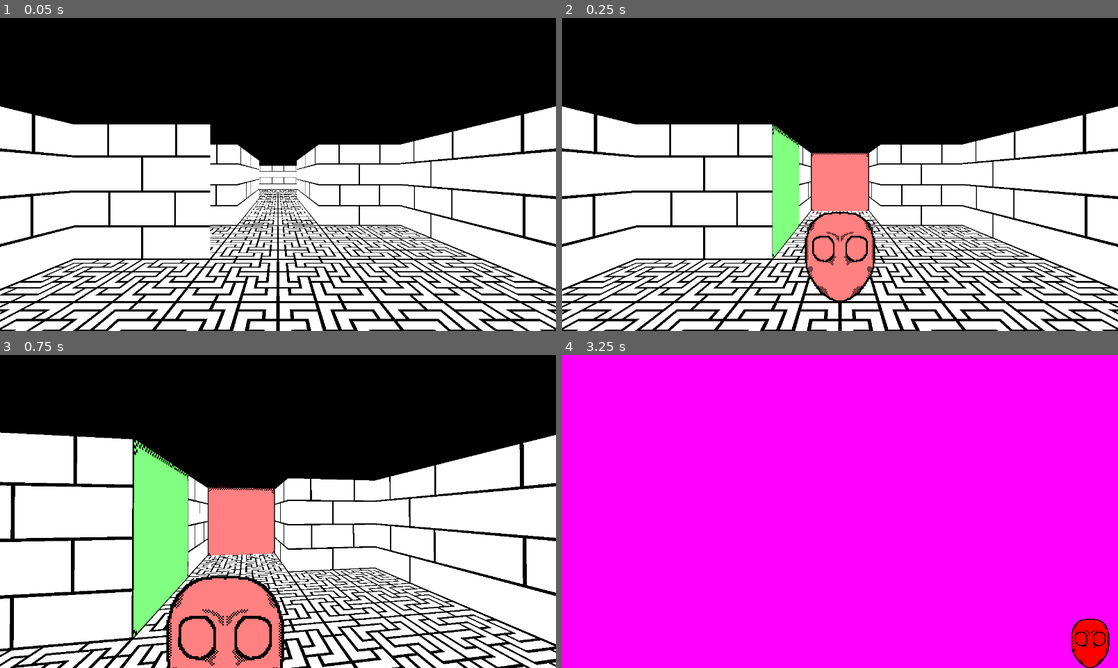
Above: before the commit, frames 1-4 (two rows, left to right).
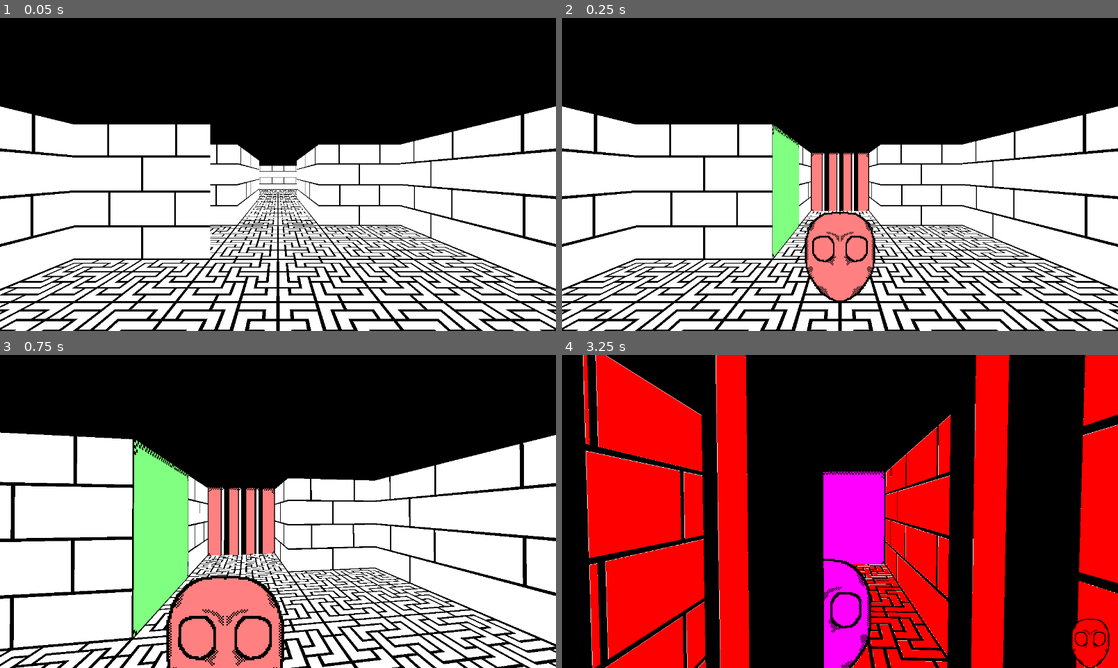
Above: after the commit, the same moments.

Repository: Juksuu/FGJ2026
Game: Godot game, scene res://scenes/juksu_testing.tscn
Two runs of this game, one before a commit and one after it. Both use one fixed random seed, a clock stepped at 60 frames per second and the inputs below.
Inputs (mouse positions are in pixels of both pictures, inside the frame that each line leads up to):
- Up to frame 1 (0.05 s): no input
- Up to frame 2 (0.25 s): no input
- Up to frame 3 (0.75 s): tap Enter at 0.5 s; move the mouse to (305, 511) at 0.52 s; hold W (move_forward) from 0.53 s (still down); hold Mouse wheel down (inv_next) from 0.53 s (still down)
- Up to frame 4 (3.25 s): keep holding W (move_forward); move the mouse to (812, 511) at 1.27 s; release Mouse wheel down (inv_next) at 1.28 s; tap Q (inv_previous) at 1.35 s; move the mouse to (851, 505) at 2.02 s; right-click (851, 505) at 2.1 s; move the mouse to (834, 517) at 2.77 s; click (834, 517) at 2.85 s

Frame 1 is identical in both runs. In frame 2, 0.8% of the frame differs, in the area x 46-54%, y 43-62%; in frame 3, 1.0%; in frame 4, 94%, in the area x 0-100%, y 0-100%.

Commit message:
Door stuff

Diff:
--- a/level_data/level_0.json
+++ b/level_data/level_0.json
@@ -7,13 +7,14 @@
 		["#","#","#","#","#","#","#","#","#","#","#"]
 	],
 	"doors":[
-		{"from": [4,2], "to": [5,2], "keys": ["color_1"]},
+		{"from": [4,2], "to": [5,2], "keys": ["color_1", "culling_1"]},
 		{"from": [3,2], "to": [3,1], "keys": ["color_2"]},
 		{"from": [6,2], "to": [7,2], "keys": ["color_3"]}
 	],
 	"masks":[
 		{"pos": [2,2],"type": "chroma", "id": "color_1"},
-		{"pos": [5,2],"type": "chroma", "id": "color_3"}
+		{"pos": [5,2],"type": "chroma", "id": "color_3"},
+		{"pos": [1,1],"type": "culling", "id": "culling_1"}
 	],
 	"spawn": {"pos": [1,2], "direction": 2},
 	"goal": {"pos": [12,2]},
--- a/prefabs/room/door.tscn
+++ b/prefabs/room/door.tscn
@@ -7,8 +7,14 @@
 [sub_resource type="ViewportTexture" id="ViewportTexture_k2pve"]
 viewport_path = NodePath("SubViewport")
 
+[sub_resource type="BoxShape3D" id="BoxShape3D_86stt"]
+size = Vector3(2.56, 2.56, 0.05)
+
 [sub_resource type="ShaderMaterial" id="ShaderMaterial_ckgil"]
 shader = ExtResource("1_ckgil")
+shader_parameter/sheet_size = Vector2(1280, 128)
+shader_parameter/sheet_start = Vector2(0, 0)
+shader_parameter/mask_size = Vector2(128, 128)
 shader_parameter/color = Vector4(1, 1, 1, 0)
 
 [node name="Node3D" type="Sprite3D" unique_id=901255938]
@@ -16,6 +22,11 @@
 texture_filter = 0
 texture = SubResource("ViewportTexture_k2pve")
 script = ExtResource("1_86stt")
+
+[node name="StaticBody3D" type="StaticBody3D" parent="." unique_id=202143166]
+
+[node name="CollisionShape3D" type="CollisionShape3D" parent="StaticBody3D" unique_id=524824396]
+shape = SubResource("BoxShape3D_86stt")
 
 [node name="SubViewport" type="SubViewport" parent="." unique_id=1223582698]
 transparent_bg = true
--- a/scripts/door.gd
+++ b/scripts/door.gd
@@ -7,3 +7,7 @@
 
 func set_color(color: Vector4) -> void:
 	door.material.set_shader_parameter("color", color)
+
+func set_cullable() -> void:
+	door.set_region_rect(Rect2(640, 0, 128, 128))
+	door.material.set_shader_parameter("sheet_start", Vector2(640, 0))
--- a/scripts/pickup.gd
+++ b/scripts/pickup.gd
@@ -17,7 +17,6 @@
 func _ready() -> void:
 	pickup.material.resource_local_to_scene = true;
 	$Area3D.connect("body_entered", self._on_pickup_hit)
-	pass # Replace with function body.
 
 func set_texture(texture: String) -> void:
 	print(tile_dict[texture])
--- a/scripts/room.gd
+++ b/scripts/room.gd
@@ -62,7 +62,8 @@
 			else:
 				print("PAINTING ", Globals.COLOR_OPTIONS[coloropts[0]])
 				door.set_color(Globals.COLOR_OPTIONS[coloropts[0]])
-		#if cullable:
+		if cullable:
+			door.set_cullable()
 
 	var data = SIDE_DATA[room_side]
 	door.transform.origin = data.pos
--- a/shaders/door.gdshader
+++ b/shaders/door.gdshader
@@ -2,9 +2,14 @@
 
 global uniform vec4 mask_color;
 
+uniform vec2 sheet_size;
+uniform vec2 sheet_start;
+uniform vec2 mask_size;
+
 uniform vec4 color = vec4(1, 1, 1, 0);
 
 uniform sampler2D mask_texture : hint_default_transparent;
+
 
 float max3(vec4 v) {
 	return max(max(v.x, v.y), v.z);
@@ -22,7 +27,9 @@
 	vec3 applied_color = mix(c.rgb, combined_color.rgb, is_transparent);
 	float applied_alpha = mix(c.a, combined_color.a * (1.0 - mask_is_color), is_transparent);
 
-	vec4 mc = texture(mask_texture, UV);
+	vec2 mask_uv = vec2(((UV.x * sheet_size.x) - sheet_start.x) / mask_size.x, ((UV.y * sheet_size.y) - sheet_start.y) / mask_size.y);
+
+	vec4 mc = texture(mask_texture, mask_uv);
 	int mask_combined_alpha = 1 - (int(c.a) & int(mc.a));
 
 	COLOR = vec4(applied_color, applied_alpha * float(mask_combined_alpha));
